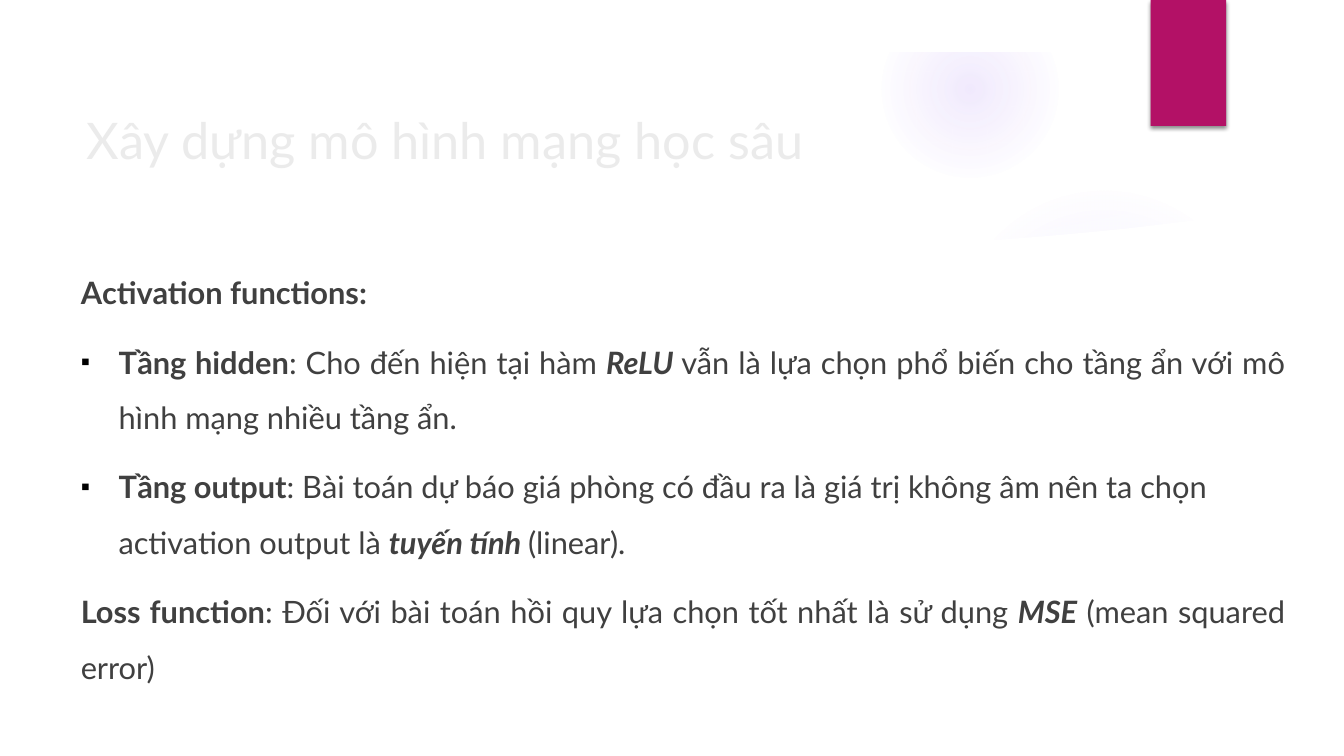
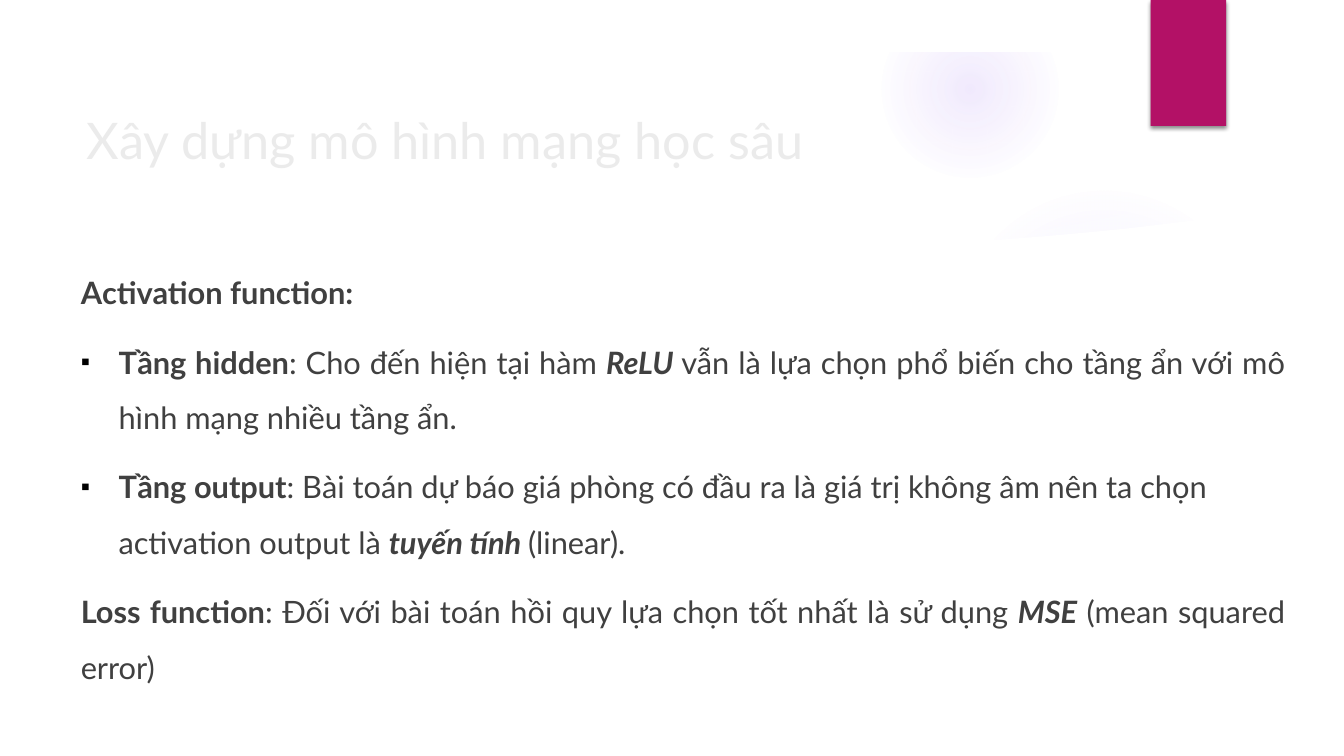
Before and after one commit to DesertFoxee/ai_room_price_prediction, a slide deck: slide 16 of Slide.pptx. Drawn at 1344x756 pixels with LibreOffice and Linux fonts; fonts in the diff are those of the drawing; background and template pictures are left out. Boxes give left, top, right and bottom in pixels: in the first picture for what was removed or moved away, otherwise in the second. Text is boxed around its words. In the diff, an @@ line names an element or a change of style, - is before the commit and + after.

```diff
--- a/Slide.pptx
+++ b/Slide.pptx
@@ text at <box>81,281,353,305</box>: text changed @@
-Activation functions:
+Activation function:
```
Also in this commit, not shown: 3 other slides changed.
